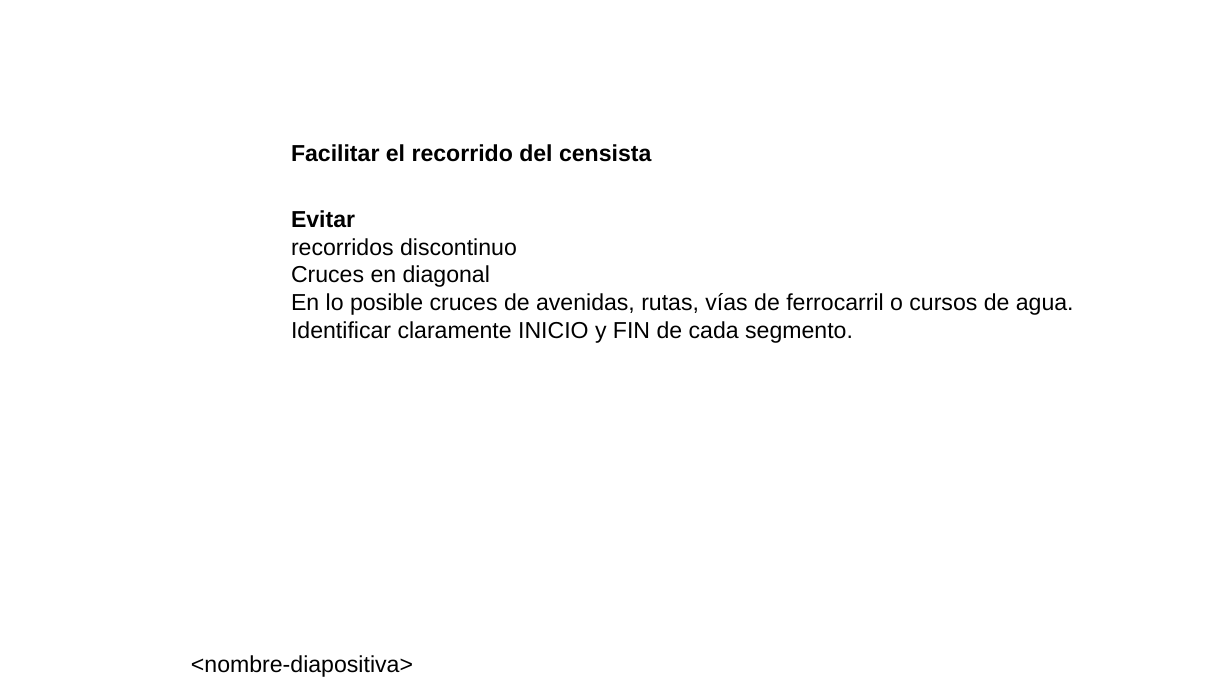
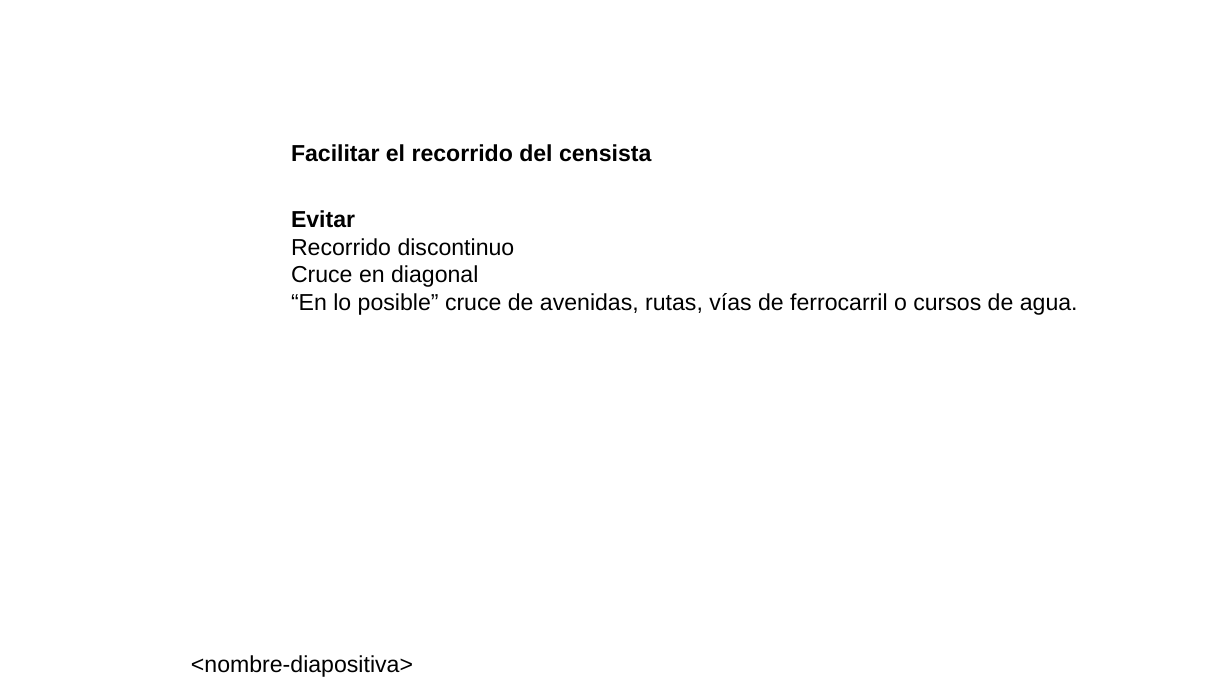
Before and after one commit to neptuso/Charlas, a slide deck: slide 7 of IDERA/segmentos.censo2022.pptx. Drawn at 1232x693 pixels with LibreOffice and Linux fonts; fonts in the diff are those of the drawing; background and template pictures are left out. Boxes give left, top, right and bottom in pixels: in the first picture for what was removed or moved away, otherwise in the second. Text is boxed around its words. In the diff, an @@ line names an element or a change of style, - is before the commit and + after.

```diff
--- a/IDERA/segmentos.censo2022.pptx
+++ b/IDERA/segmentos.censo2022.pptx
@@ text at [291, 238, 1078, 315]: text changed @@
-recorridos discontinuo
-Cruces en diagonal
-En lo posible cruces de avenidas, rutas, vías de ferrocarril o cursos de agua.
-Identificar claramente INICIO y FIN de cada segmento.
+Recorrido discontinuo
+Cruce en diagonal
+“En lo posible” cruce de avenidas, rutas, vías de ferrocarril o cursos de agua.
```
Also in this commit, not shown: 5 other slides changed, 8 slides added, 5 slides removed, 2 other files.
